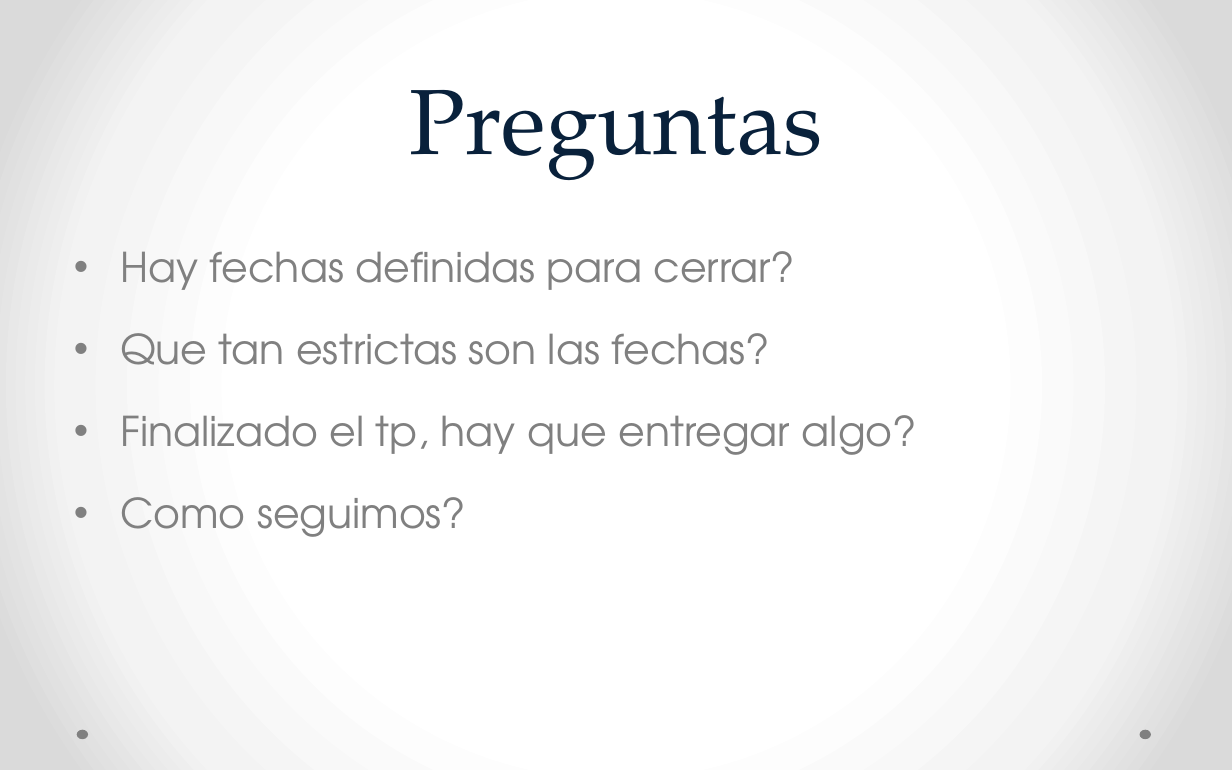
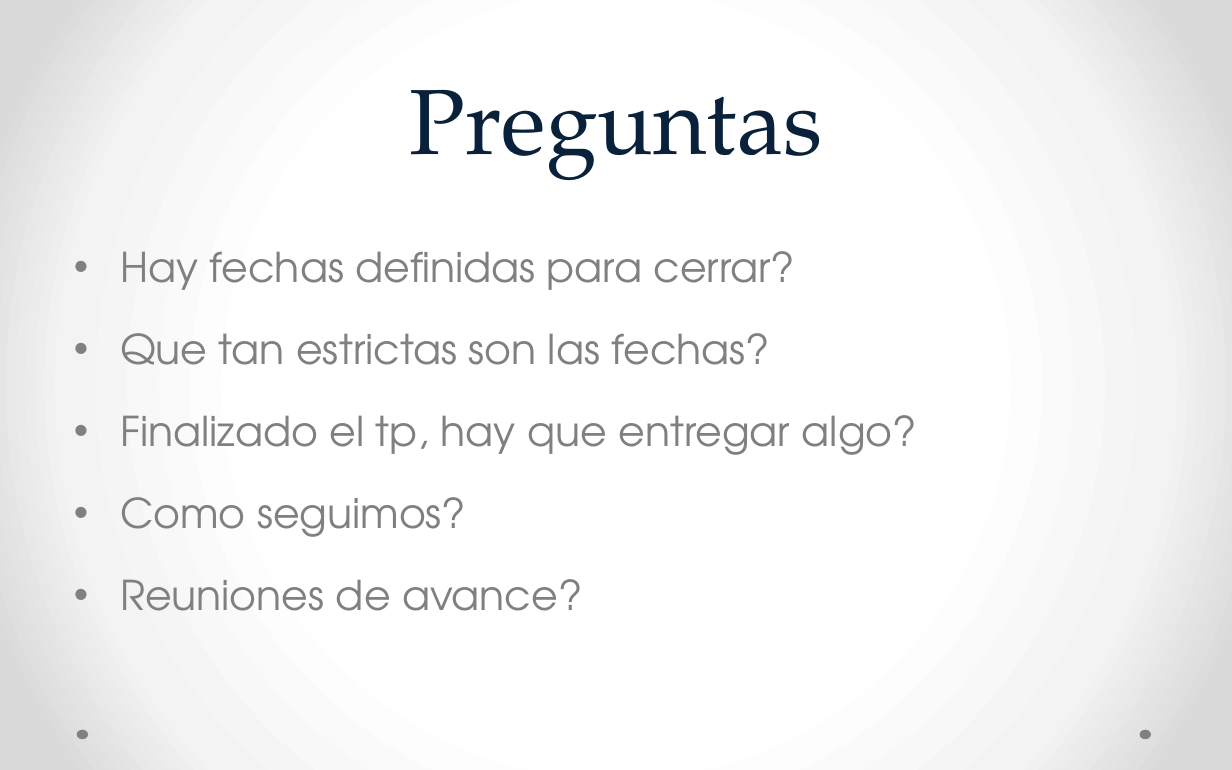
Before and after one commit to nbellocam/Animates, a slide deck: slide 10 of docs/decks/KickOff.pptx. Drawn at 1232x770 pixels with LibreOffice and Linux fonts; fonts in the diff are those of the drawing. Boxes give left, top, right and bottom in pixels: in the first picture for what was removed or moved away, otherwise in the second. Text is boxed around its words. In the diff, an @@ line names an element or a change of style, - is before the commit and + after.

Commit message:
Updated kickoff deck

```diff
--- a/docs/decks/KickOff.pptx
+++ b/docs/decks/KickOff.pptx
@@ text at (x1=120, y1=579, x2=582, y2=611): paragraph added @@
+• Reuniones de avance?
```
